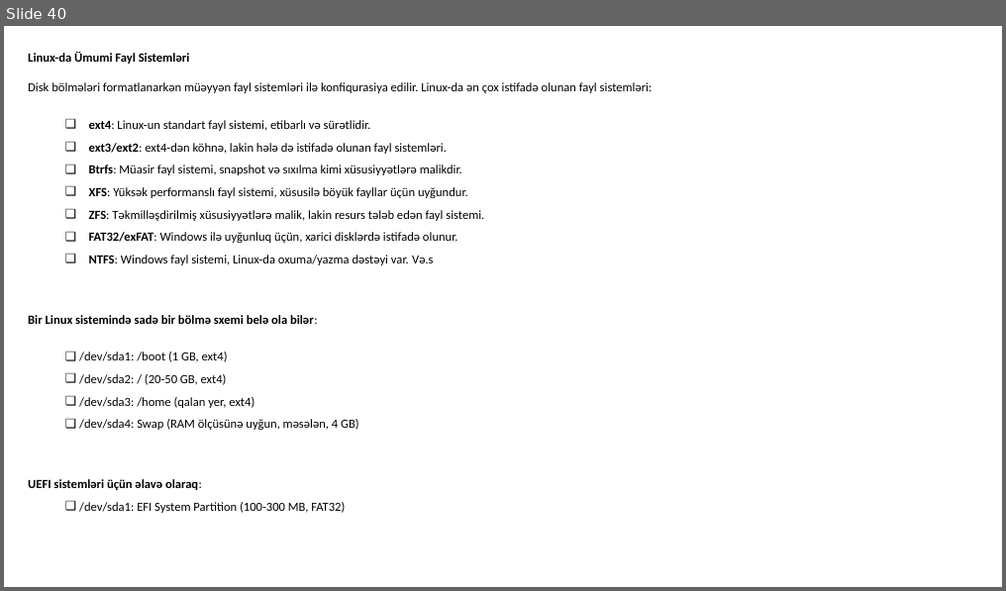
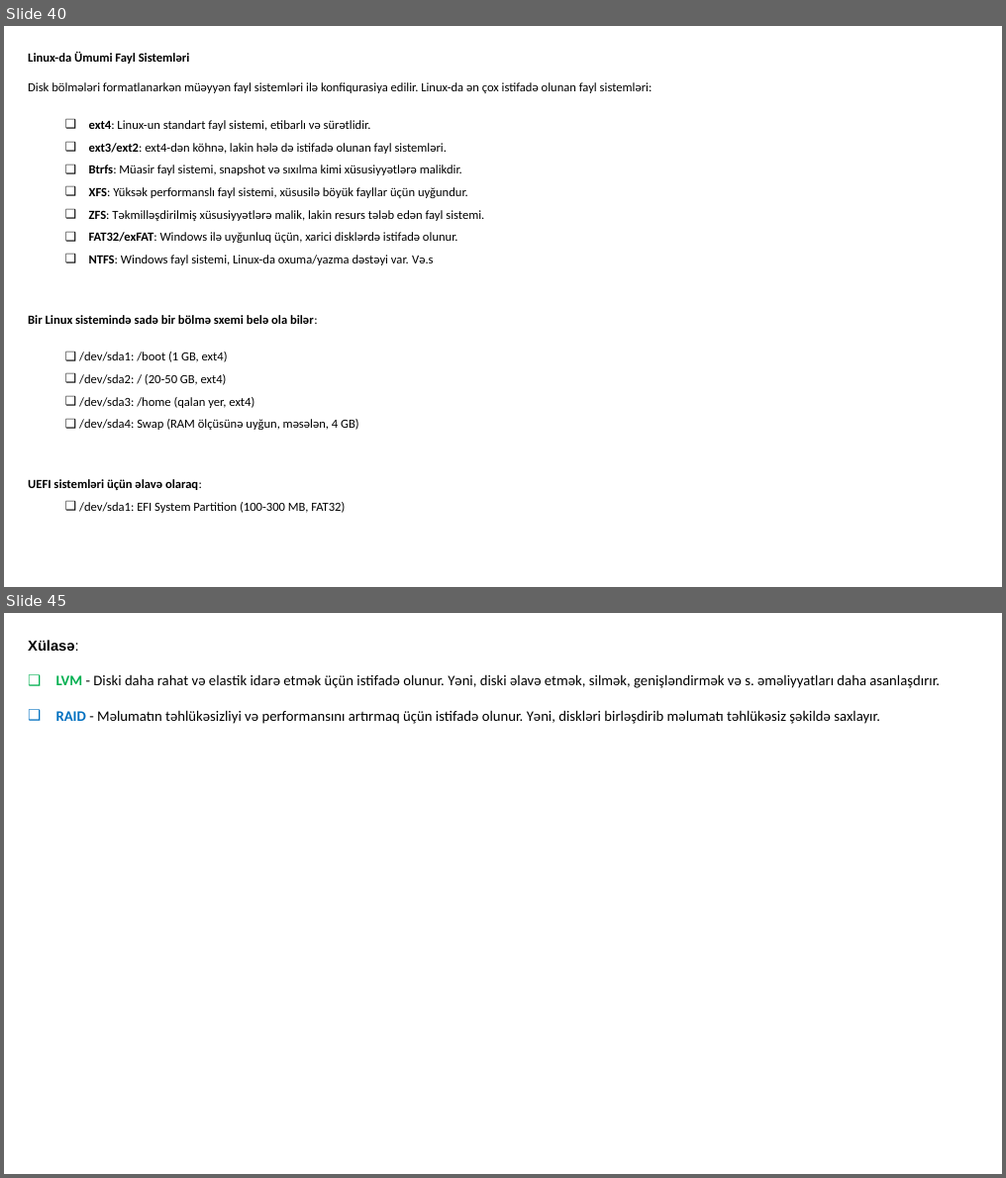
Before and after one commit to codeurient/DevOps, a slide deck: .lessons/1 operating systems/1 linux/1.pptx. Shown one above the other, each under a label of ours: slide 40 before the commit, slides 40 and 45 after it; the slides between them are not shown. The pictures are 1006x591 and 1006x1178 pixels, drawn with LibreOffice and Linux fonts; fonts in the diff are those of the drawing. Boxes give left, top, right and bottom in pixels: in the first picture for what was removed or moved away, otherwise in the second. Text is boxed around its words. In the diff, an @@ line names an element or a change of style, - is before the commit and + after.

```diff
--- a/.lessons/1 operating systems/1 linux/1.pptx
+++ b/.lessons/1 operating systems/1 linux/1.pptx
@@ slide 45 added at [4,613,1002,1174], background #FFFFFF @@
@@ text added at [28,640,940,724], 14 pt, text #000000 @@
+Xülasə:
+❑ LVM - Diski daha rahat və elastik idarə etmək üçün istifadə olunur. Yəni, diski əlavə etmək, silmək, genişləndirmək və s. əməliyyatları daha asanlaşdırır.
+❑ RAID - Məlumatın təhlükəsizliyi və performansını artırmaq üçün istifadə olunur. Yəni, diskləri birləşdirib məlumatı təhlükəsiz şəkildə saxlayır.
```
Also in this commit, not shown: 23 other slides added, 1 slide removed.
